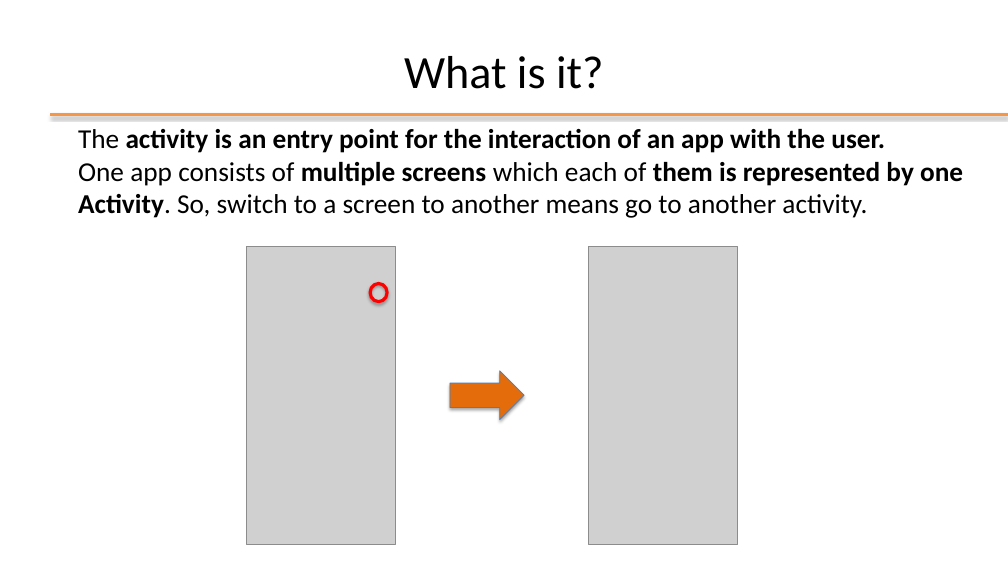
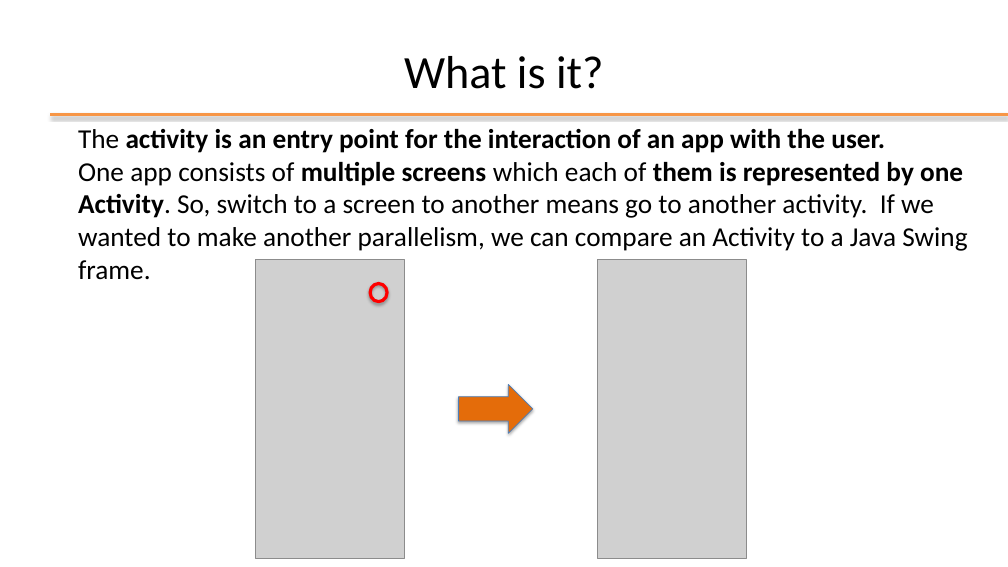
Before and after one commit to StePoli-00/Getting-started-with-Android, a slide deck: slide 4 of Slides/03-Key elements of application.pptx (slide 5 before the commit). Drawn at 1008x567 pixels with LibreOffice and Linux fonts; fonts in the diff are those of the drawing; grey boxes stand for pictures; background and template pictures are left out. Boxes give left, top, right and bottom in pixels: in the first picture for what was removed or moved away, otherwise in the second. Text is boxed around its words. In the diff, an @@ line names an element or a change of style, - is before the commit and + after.

```diff
--- a/Slides/03-Key elements of application.pptx
+++ b/Slides/03-Key elements of application.pptx
@@ text at (78, 129, 967, 280): text changed; bold off @@
-The activity is an entry point for the interaction of an app with the user. One app consists of multiple screens which each of them is represented by one Activity. So, switch to a screen to another means go to another activity.
+The activity is an entry point for the interaction of an app with the user. One app consists of multiple screens which each of them is represented by one Activity. So, switch to a screen to another means go to another activity. If we wanted to make another parallelism, we can compare an Activity to a Java Swing frame.
@@ 2 pictures, 1 right arrow: place and size @@
-2 pictures, 1 right arrow at (247, 247, 738, 544)
+2 pictures, 1 right arrow at (256, 260, 746, 558)
```
Also in this commit, not shown: 16 other slides changed, 13 slides added, 2 slides removed.
